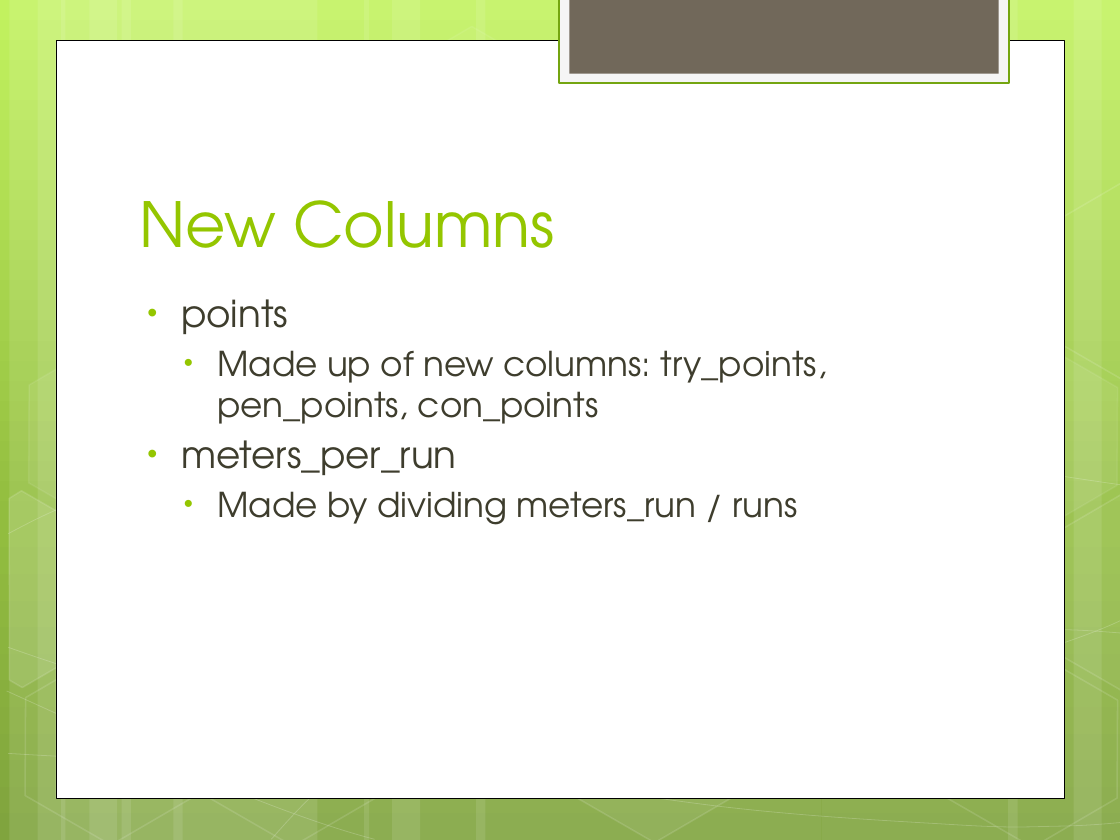
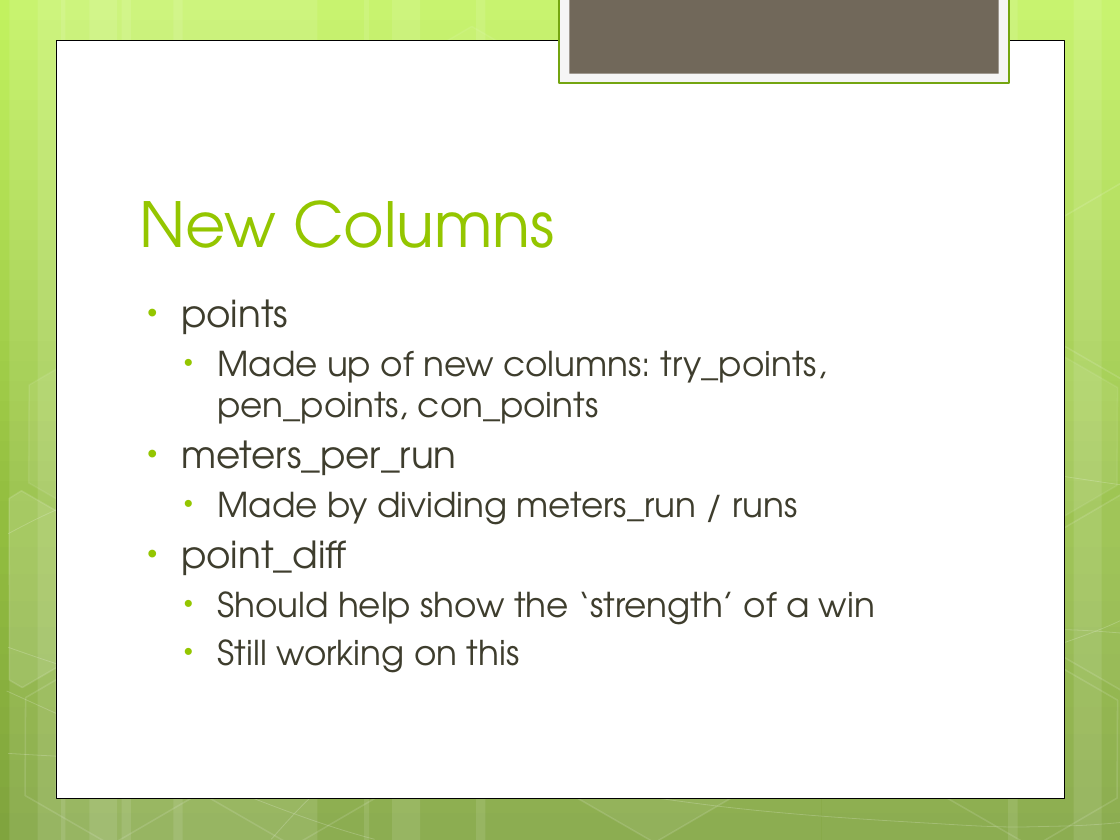
Before and after one commit to trceniviva/Rugby, a slide deck: slide 10 of DataScienceProject.pptx. Drawn at 1120x840 pixels with LibreOffice and Linux fonts; fonts in the diff are those of the drawing. Boxes give left, top, right and bottom in pixels: in the first picture for what was removed or moved away, otherwise in the second. Text is boxed around its words. In the diff, an @@ line names an element or a change of style, - is before the commit and + after.

```diff
--- a/DataScienceProject.pptx
+++ b/DataScienceProject.pptx
@@ text at <box>181,540,875,673</box>: paragraphs added @@
+• point_diff
+  • Should help show the ‘strength’ of a win
+  • Still working on this
```
Also in this commit, not shown: 3 other slides changed, 2 other files.
